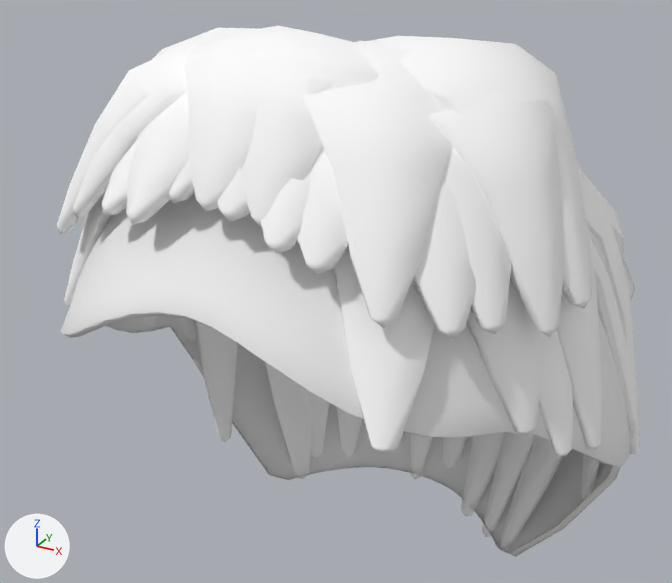
The glTF model modules/gamer-services/assets/avatars/v3/hair_quiff.female.glb as it was, and as the next commit left it.
Before and after are seen from a 50 mm lens placed at (0.228, -0.424, 1.777), pointed at (-0.014, 0.018, 1.556). Every picture has the same lights, and +X, +Y and +Z are marked at lower left. The picture after the commit comes second. Vertices at exactly the same position are counted once.

The first picture shows 'hair_quiff'.
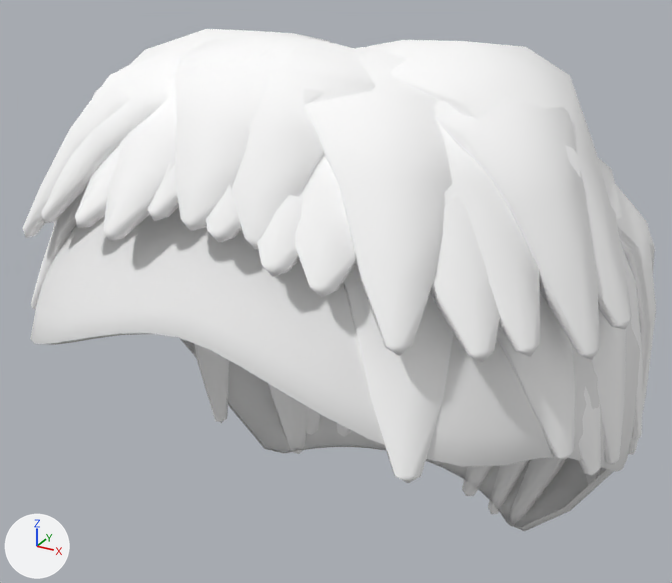
Edits to the bpy script that builds the scene:
```text
Change me_hair_quiff:
    used by ob_hair_quiff; location = (0.0, 0.0, 0.0)
    remove me_hair_quiff.from_pydata(...)  # 2857 vertices, 5488 faces; spans x -0.167..0.165, y -0.144..0.166, z 1.361..1.716
    add me_hair_quiff.from_pydata(...)  # 2857 vertices, 5488 faces; spans x -0.172..0.167, y -0.147..0.178, z 1.382..1.714
    me_hair_quiff part 1: the loose piece of 44 vertices spanning x -0.064..0.031, y -0.129..-0.019, z 1.64..1.707 is multiplied about its middle by the matrix ((1.007, 0.03, 0.001), (0.015, 1.072, -0.013), (0.005, 0.019, 1.026)), then moved by (-0.003, -0.007, -0.003)
    me_hair_quiff part 2: the loose piece of 44 vertices spanning x -0.047..0.052, y -0.124..-0.032, z 1.65..1.712 is multiplied about its middle by the matrix ((1.0, -0.001, 0.008), (0.001, 1.081, -0.002), (-0.001, 0.023, 1.035)), then moved by (0.0, -0.008, -0.003)
    me_hair_quiff part 3: the loose piece of 44 vertices spanning x -0.034..0.06, y -0.124..-0.018, z 1.647..1.714 is multiplied about its middle by the matrix ((1.005, -0.026, 0.002), (-0.011, 1.076, 0.0), (-0.004, 0.018, 1.029)), then moved by (0.002, -0.007, -0.003)
    me_hair_quiff part 4: the loose piece of 44 vertices spanning x -0.068..0.037, y -0.123..0.005, z 1.637..1.711 is multiplied about its middle by the matrix ((1.018, 0.046, 0.019), (0.027, 1.073, -0.013), (0.003, 0.011, 1.015)), then moved by (-0.003, -0.005, -0.003)
    me_hair_quiff part 5: the loose piece of 44 vertices spanning x -0.048..0.038, y -0.122..-0.008, z 1.65..1.716 is multiplied about its middle by the matrix ((1.002, 0.019, -0.006), (0.006, 1.088, -0.003), (0.003, 0.016, 1.033)), then moved by (-0.001, -0.006, -0.003)
    me_hair_quiff part 6: the loose piece of 44 vertices spanning x -0.046..0.054, y -0.125..-0.01, z 1.648..1.716 is scaled about its middle by (1, 1.08, 1.06), then moved by (0.001, -0.006, -0.003)
    me_hair_quiff part 7: the loose piece of 44 vertices spanning x -0.034..0.065, y -0.128..0.0, z 1.64..1.711 is multiplied about its middle by the matrix ((1.01, -0.035, 0.005), (-0.021, 1.076, -0.012), (-0.005, 0.015, 1.027)), then moved by (0.003, -0.006, -0.003)
    me_hair_quiff part 8: 2549 of 2857 vertices moved; they spanned x -0.167..0.165, y -0.144..0.166, z 1.361..1.712 and now span x -0.172..0.167, y -0.147..0.178, z 1.382..1.712; mean shift (0.0, -0.001, -0.001); largest move (-0.002, 0.116, 1.369) -> (-0.002, 0.108, 1.39)
```

What differs and where, as boxes [x1, y1, x2, y2] in the pictures (672 x 583 px; the box of a moved part takes in the faces that stretch with it):
'hair_quiff', reshaped (9% wider): before [57, 26, 639, 557]; after [23, 29, 656, 531]
part 1 of me_hair_quiff, moved or reshaped: before [126, 73, 189, 224]; after [103, 78, 177, 242]
part 2 of me_hair_quiff, moved or reshaped: before [184, 47, 335, 212]; after [174, 49, 325, 232]
part 3 of me_hair_quiff, moved or reshaped: before [218, 39, 379, 227]; after [213, 46, 376, 250]
part 4 of me_hair_quiff, moved or reshaped: before [102, 142, 136, 215]; after [75, 145, 121, 228]
part 5 of me_hair_quiff, moved or reshaped: before [168, 26, 299, 203]; after [147, 32, 307, 221]
part 6 of me_hair_quiff, moved or reshaped: before [204, 30, 366, 221]; after [197, 37, 366, 243]
part 7 of me_hair_quiff, moved or reshaped: before [260, 169, 311, 253]; after [257, 191, 303, 277]
part 8 of me_hair_quiff, moved or reshaped: before [57, 28, 639, 557]; after [23, 29, 655, 531]
